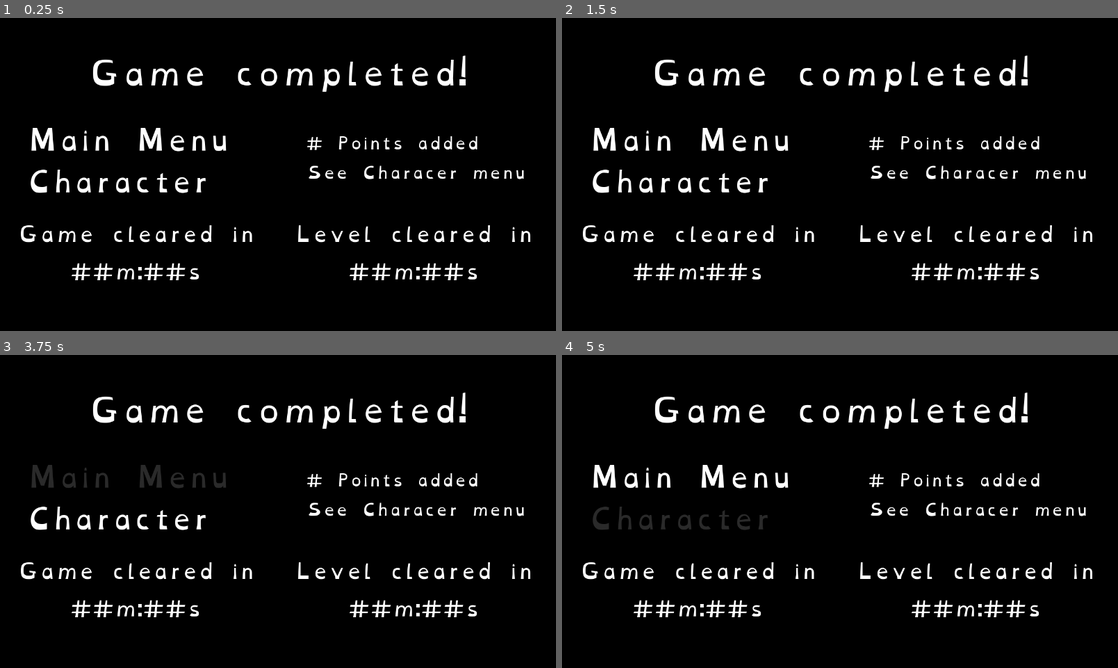
Above: before the commit, frames 1-4 (two rows, left to right).
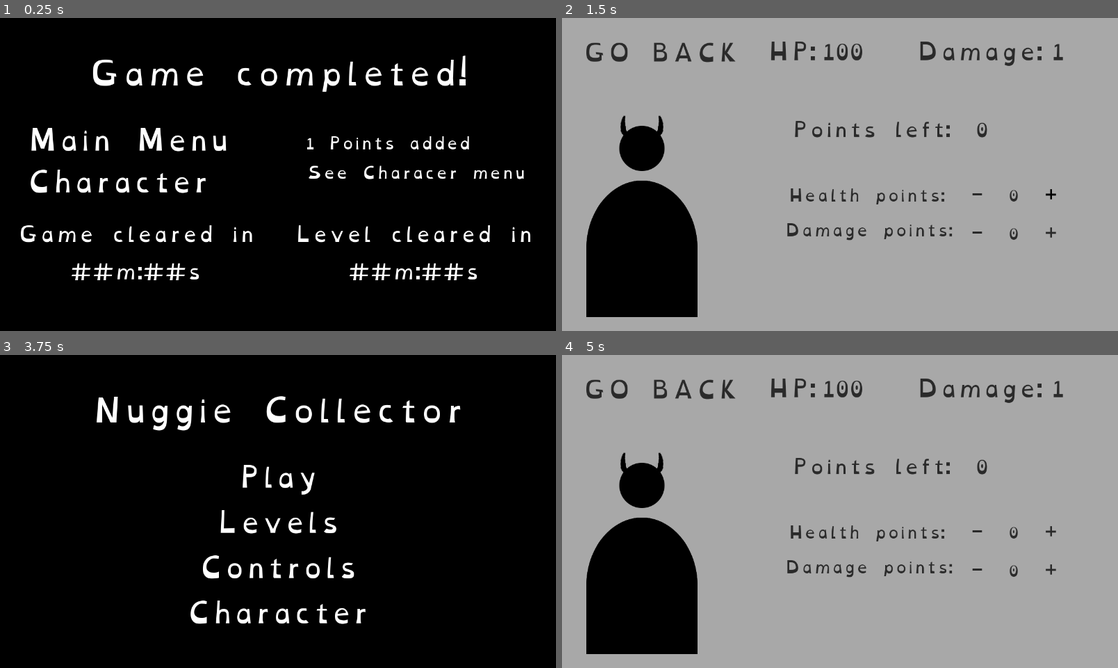
Above: after the commit, the same moments.

Repository: BesterCoder/nuggie-collector
Game: Godot game, scene res://menus/level/GameComplete.tscn
Two runs of this game, one before a commit and one after it. Both use one fixed random seed, a clock stepped at 60 frames per second and the inputs below. This scene is started directly instead of the project's main scene.
Inputs (mouse positions are in pixels of both pictures, inside the frame that each line leads up to):
- Up to frame 1 (0.25 s): no input
- Up to frame 2 (1.5 s): click "Character" at 0.5 s; click (1051, 193) at 1.25 s, where only the run after the commit has a clickable "+"
- Up to frame 3 (3.75 s): click (417, 530) at 2 s, where only the run after the commit has a clickable "-"; click (100, 389) at 2.75 s, where only the run after the commit has a clickable "GO BACK"; click "Main Menu" at 3.5 s
- Up to frame 4 (5 s): click "Character" at 4.25 s

The runs differ from the first frame. In frame 1, 0.6% of the frame differs, in the area x 55-86%, y 37-43%; in frame 2, 92%; in frame 3, 7.9%; in frame 4, 92%, in the area x 0-100%, y 0-100%.

Commit message:
Added the base functionality GameComplete menu
GameComplete menu is now also loaded when last level
is completed

Diff:
--- a/autoload/Level.gd
+++ b/autoload/Level.gd
@@ -23,6 +23,10 @@
 	return __current_level
 
 
+func in_last_level() -> bool:
+	return __current_level == len(__level_list)
+
+
 func next_scene() -> String:
 	__current_level += 1
 	return __level_list[__current_level - 1][0]
--- a/autoload/SceneLoader.gd
+++ b/autoload/SceneLoader.gd
@@ -23,6 +23,9 @@
 
 func load_level_complete():
 	load_scene("res://menus/level/LevelComplete.tscn")
+
+func load_game_complete():
+	load_scene("res://menus/level/GameComplete.tscn")
 
 func load_dead_player():
 	load_scene("res://menus/character/DeadPlayer.tscn")
--- a/characters/player/Player.gd
+++ b/characters/player/Player.gd
@@ -162,7 +162,10 @@
 		return
 
 	if $Interact.visible and Input.is_action_pressed("interact"):
-		SceneLoader.load_level_complete()
+		if Level.in_last_level():
+			SceneLoader.load_game_complete()
+		else:
+			SceneLoader.load_level_complete()
 		found_portal.queue_free()
 
 	if Input.is_action_pressed("move_right"):
--- /dev/null
+++ b/menus/level/GameComplete.gd
@@ -0,0 +1,25 @@
+extends Control
+
+
+func _complete_level():
+	Level.set_completed(Level.get_current_level())
+
+func _set_texts():
+	var level: int = Level.get_current_level()
+
+	var new_points = ""
+	if not Level.is_comleted(level):
+		new_points = "%d Points added\nSee Characer menu" % level
+	$NewPoints.text = new_points
+
+func _ready():
+	_set_texts()
+
+
+func _on_character_pressed():
+	SceneLoader.load_character_menu()
+
+
+func _on_menu_pressed():
+	SceneLoader.load_main_menu()
+	_complete_level()
--- a/menus/level/GameComplete.tscn
+++ b/menus/level/GameComplete.tscn
@@ -1,6 +1,7 @@
-[gd_scene load_steps=6 format=2]
+[gd_scene load_steps=7 format=2]
 
 [ext_resource path="res://assets/fonts/OpenDyslexic-Regular.ttf" type="DynamicFontData" id=1]
+[ext_resource path="res://menus/level/GameComplete.gd" type="Script" id=2]
 
 [sub_resource type="DynamicFont" id=1]
 size = 70
@@ -21,6 +22,7 @@
 [node name="GameComplete" type="Control"]
 anchor_right = 1.0
 anchor_bottom = 1.0
+script = ExtResource( 2 )
 __meta__ = {
 "_edit_use_anchors_": false
 }
@@ -121,3 +123,5 @@
 __meta__ = {
 "_edit_use_anchors_": false
 }
+[connection signal="pressed" from="Buttons/Character" to="." method="_on_character_pressed"]
+[connection signal="pressed" from="Buttons/Menu" to="." method="_on_menu_pressed"]
